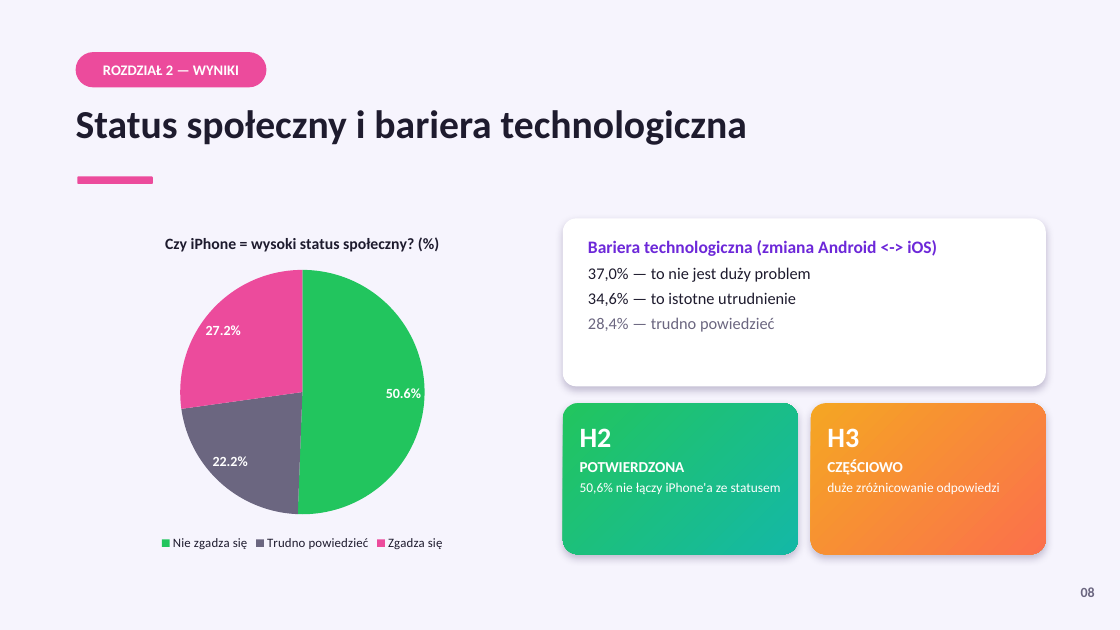
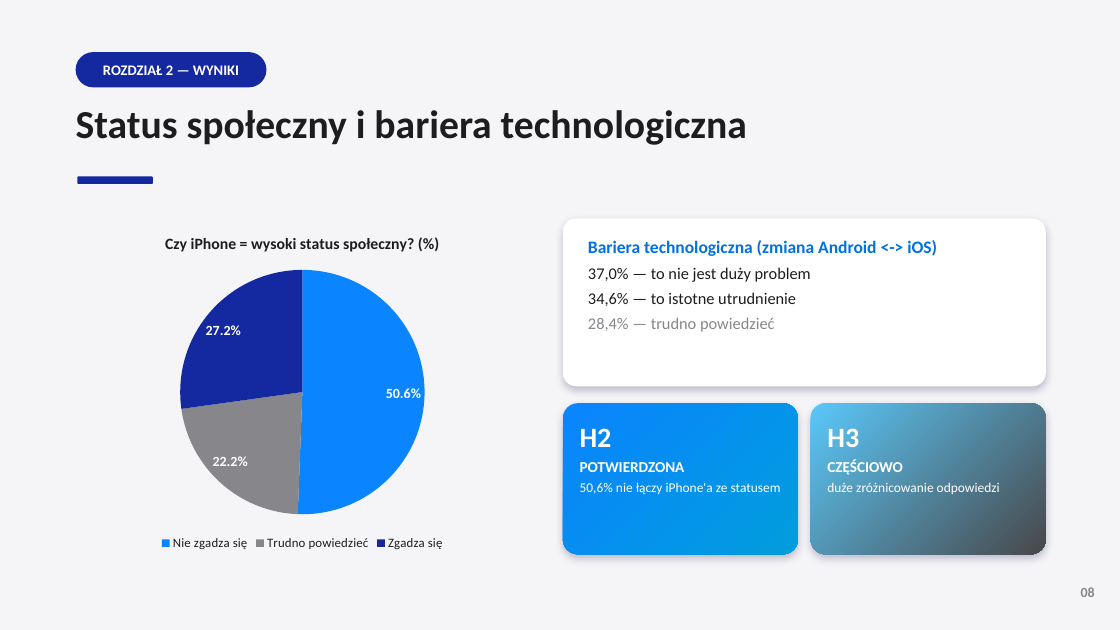
Before and after one commit to mattty1/mattty1, a slide deck: slide 8 of Prezentacja_iPhone_vs_Samsung.pptx. Drawn at 1120x630 pixels with LibreOffice and Linux fonts; fonts in the diff are those of the drawing. Boxes give left, top, right and bottom in pixels: in the first picture for what was removed or moved away, otherwise in the second. Text is boxed around its words. In the diff, an @@ line names an element or a change of style, - is before the commit and + after.

```diff
--- a/Prezentacja_iPhone_vs_Samsung.pptx
+++ b/Prezentacja_iPhone_vs_Samsung.pptx
@@ rectangle at [0, 0, 1120, 630]: fill #F6F4FD to #F5F5F7 @@
@@ rounded rectangle at [76, 52, 266, 87]: fill #EC4B9C to #1428A0 @@
@@ text "Status społeczny i bariera technologiczna" at [76, 110, 747, 145]: text colour #1E1B2E to #1D1D1F @@
@@ rounded rectangle at [77, 176, 153, 184]: fill #EC4B9C to #1428A0 @@
@@ pie chart at [76, 218, 529, 555] @@
@@ colours of single points changed @@
@@ lettering changed @@
@@ text "Bariera technologiczna (zmiana Android <-> ..." at [588, 240, 937, 332]: text colour #6D28D9 to #0071E3 in "Bariera technologiczna (zmiana Android <-> iOS)"; text colour #1E1B2E to #1D1D1F in "37,0% — to nie jest duży problem", "34,6% — to istotne utrudnienie"; text colour #6B6680 to #86868B in "28,4% — trudno powiedzieć" @@
@@ rounded rectangle at [563, 403, 798, 555]: fill gradient #22C55E to #14B8A6 to gradient #0A84FF to #009DDC @@
@@ rounded rectangle at [811, 403, 1046, 555]: fill gradient #F5A623 to #FB704C to gradient #5AC8FA to #48484A @@
@@ text "08" at [1081, 587, 1095, 597]: text colour #6B6680 to #86868B @@
```
Also in this commit, not shown: 11 other slides changed, 2 other files.
